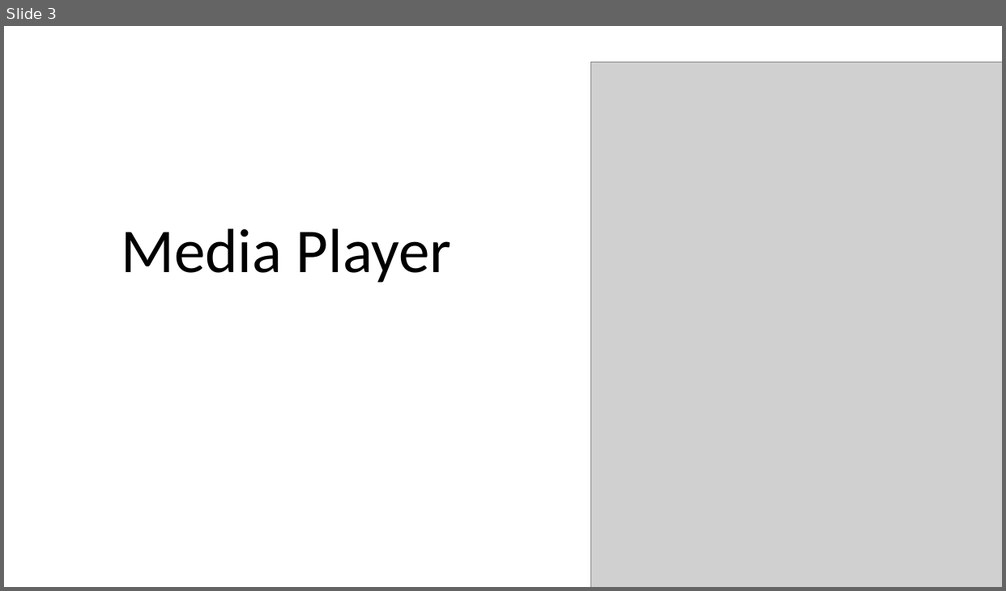
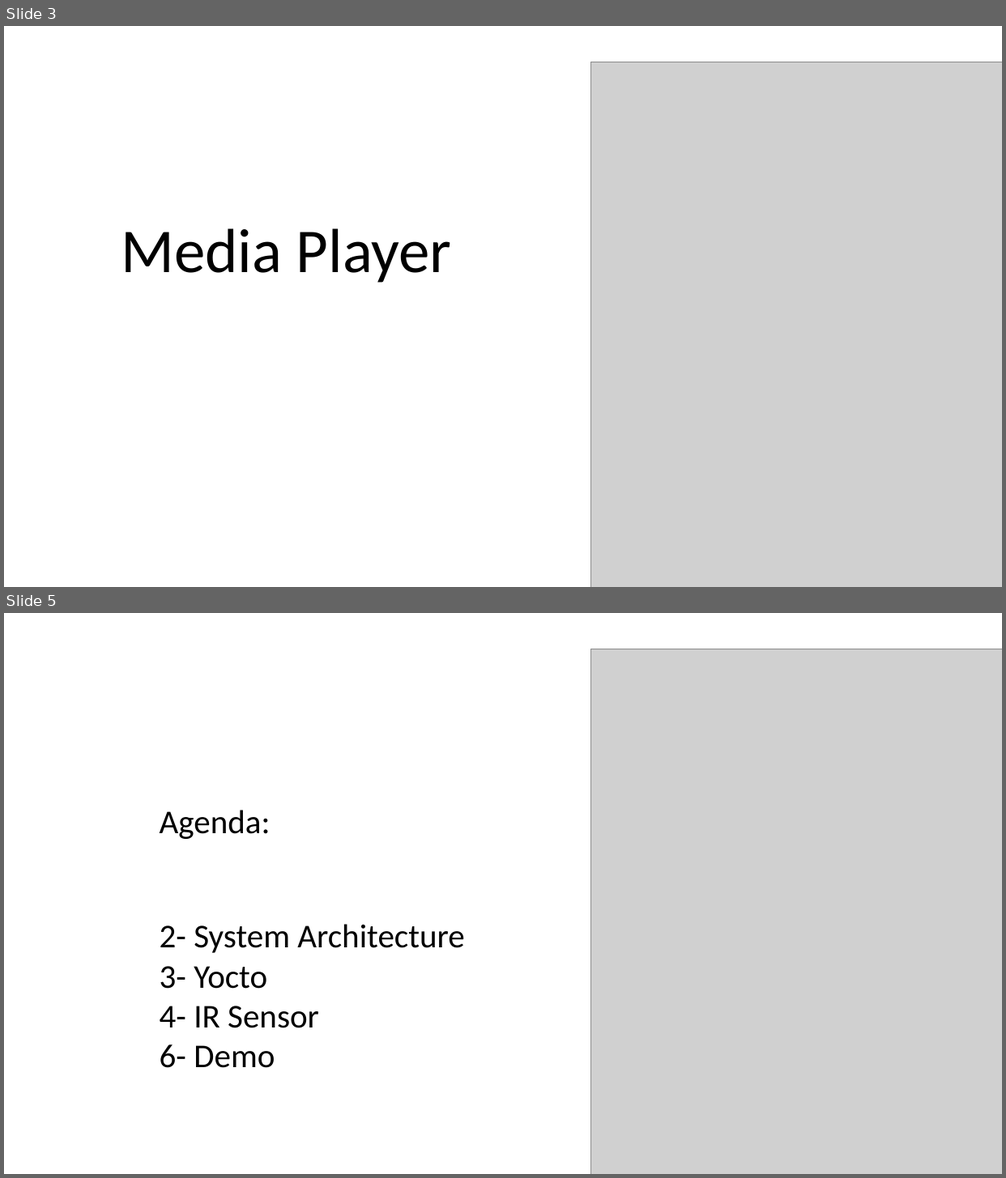
Before and after one commit to YasmenEhab/Music-Player-Application-, a slide deck: project.pptx. Shown one above the other, each under a label of ours: slide 3 before the commit, slides 3 and 5 after it; the slides between them are not shown. The pictures are 1006x591 and 1006x1178 pixels, drawn with LibreOffice and Linux fonts; fonts in the diff are those of the drawing; grey boxes stand for pictures; background and template pictures are left out. Boxes give left, top, right and bottom in pixels: in the first picture for what was removed or moved away, otherwise in the second. Text is boxed around its words. In the diff, an @@ line names an element or a change of style, - is before the commit and + after.

```diff
--- a/project.pptx
+++ b/project.pptx
@@ slide 5 added at box(4, 613, 1002, 1174), background picture (left out) @@
@@ picture added at box(592, 649, 1002, 1174) @@
@@ text added at box(160, 810, 464, 1068), 32 pt, text #000000 @@
+Agenda:
+2- System Architecture
+3- Yocto
+4- IR Sensor
+6- Demo
```
Also in this commit, not shown: 3 slides changed, 5 other slides added, 3 slides removed.
